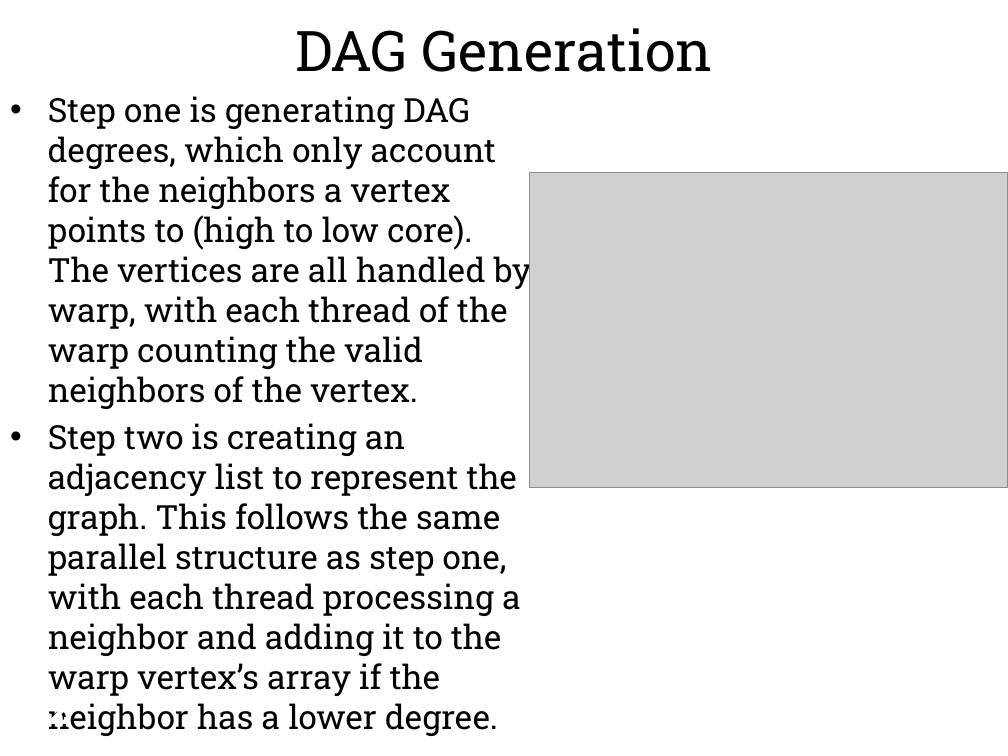
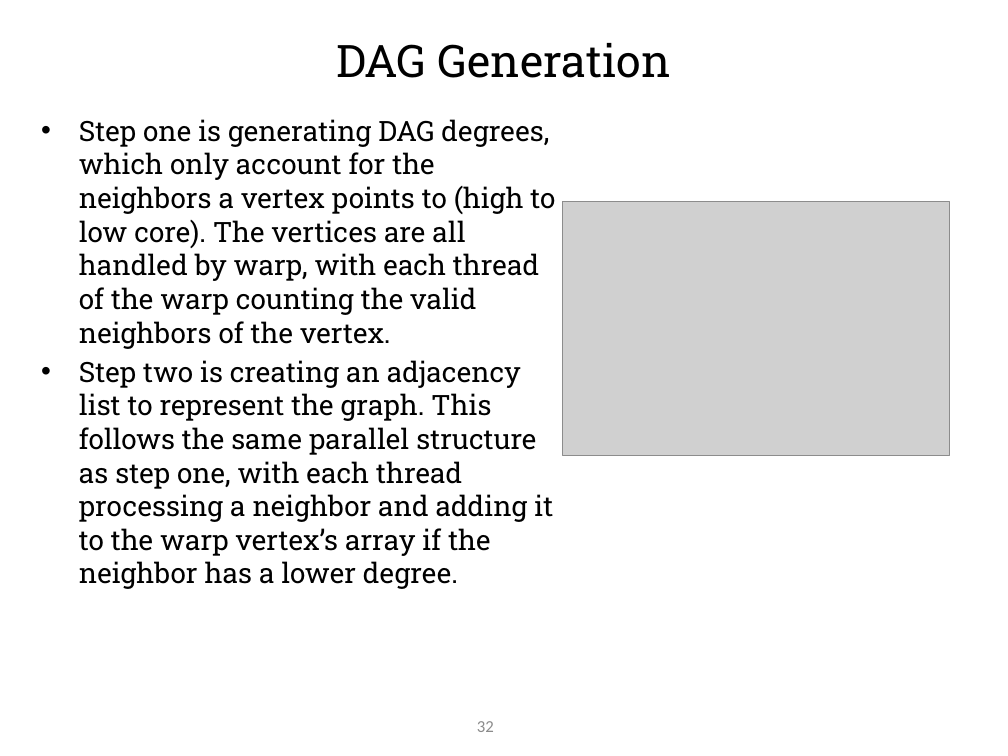
Before and after one commit to hgareau/DensestSubgraphDiscovery, a slide deck: slide 33 of Thesis Defense Presentation.pptx. Drawn at 1008x756 pixels with LibreOffice and Linux fonts; fonts in the diff are those of the drawing; grey boxes stand for pictures; background and template pictures are left out. Boxes give left, top, right and bottom in pixels: in the first picture for what was removed or moved away, otherwise in the second. Text is boxed around its words. In the diff, an @@ line names an element or a change of style, - is before the commit and + after.

Commit message:
Further format changes.

```diff
--- a/Thesis Defense Presentation.pptx
+++ b/Thesis Defense Presentation.pptx
@@ text "DAG Generation": place and size @@
-text "DAG Generation" at (295,28,712,72)
+text "DAG Generation" at (337,43,670,78)
@@ text "DAG Generation" at (337,43,670,78): size 40 to 32 pt @@
@@ text "Step one is generating DAG ...": place and size @@
-text "Step one is generating DAG ..." at (48,96,532,696)
+text "Step one is generating DAG ..." at (79,119,555,589)
@@ text "Step one is generating DAG ..." at (79,119,555,589): size 23.8 to 20 pt @@
@@ picture: place and size @@
-picture at (529,172,1008,488)
+picture at (562,202,949,456)
@@ page number: place and size @@
-page number at (27,711,70,729)
+page number at (477,721,494,732)
@@ page number at (477,721,494,732): size 28 to 12 pt, font Roboto Slab to Calibri, text colour #FFFFFF to #8C8C8C, bold off; alignment left to right; less space between paragraphs; vertical alignment top to middle @@
```
Also in this commit, not shown: 45 other slides changed, 1 slide added, 1 slide removed.
